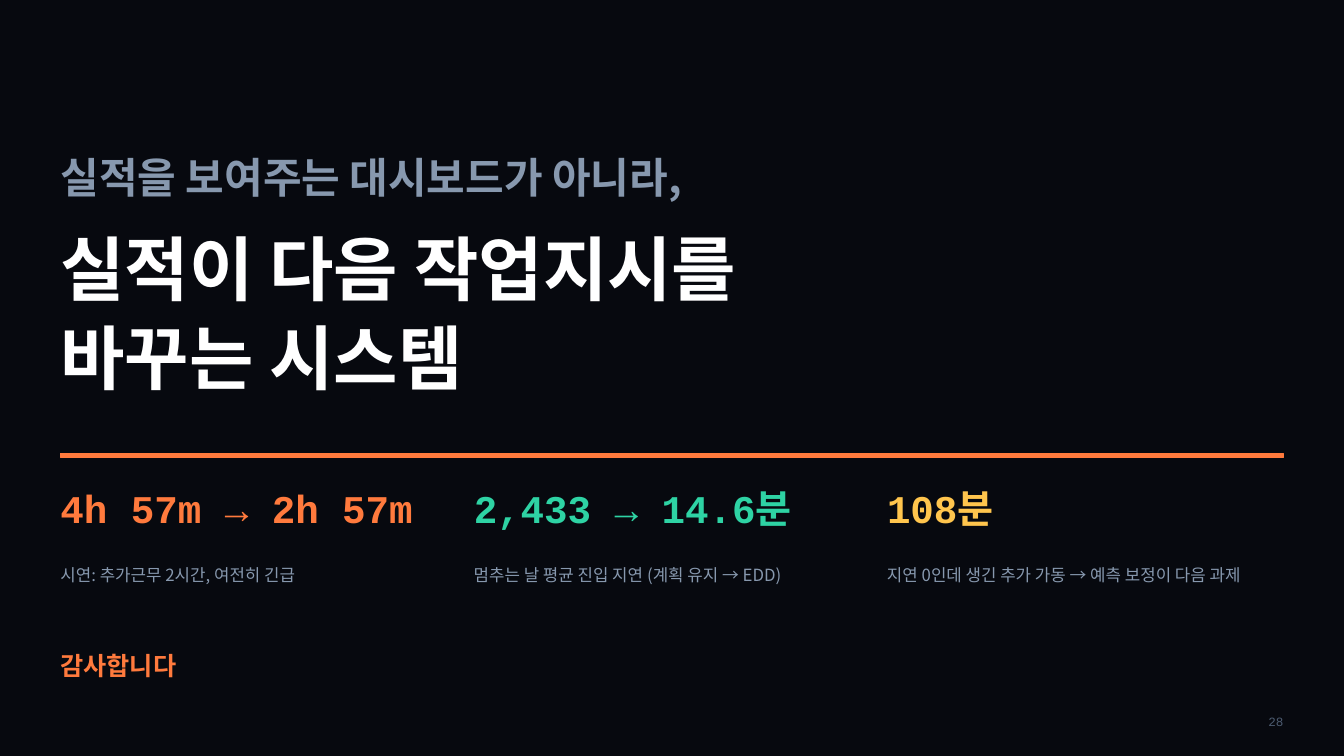
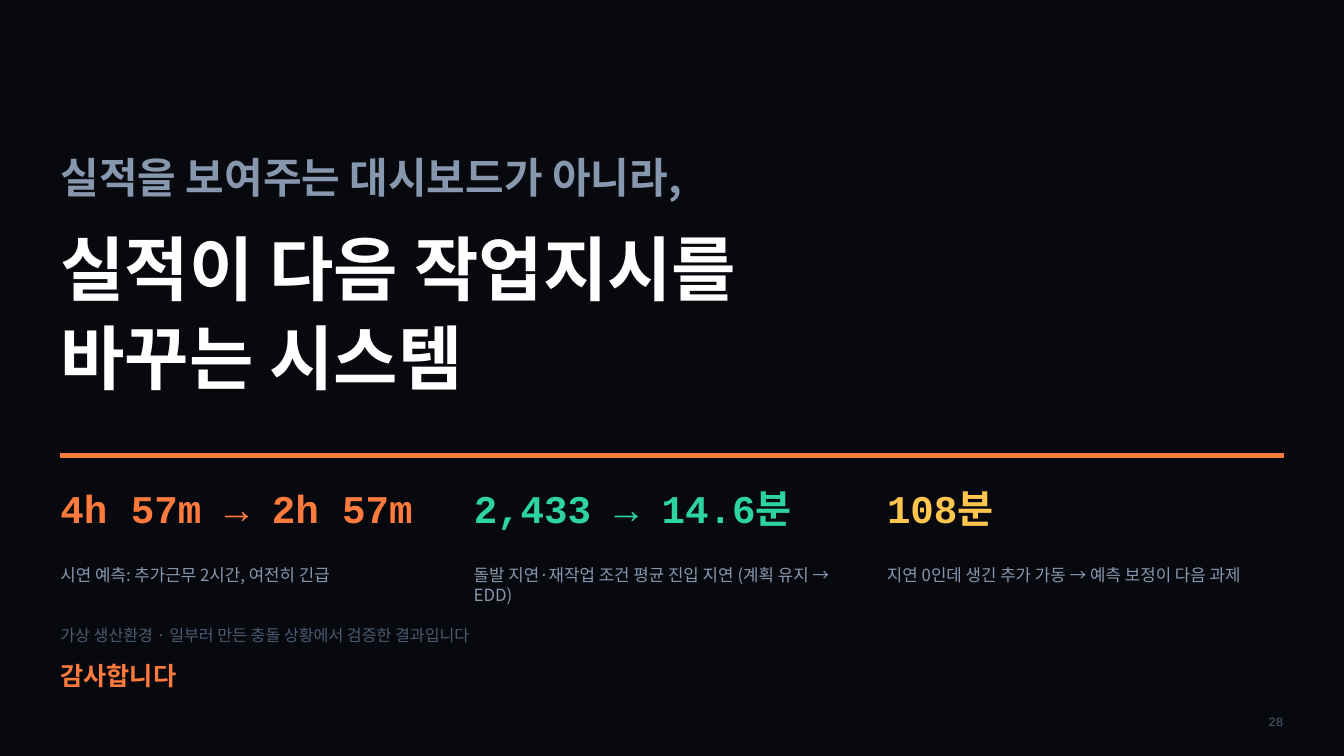
Before and after one commit to ricetablehyun/project4_manufacturing_logic, a slide deck: slide 28 of docs/final/presentation/공프4_기말발표_PPT_백업_점이동없음.pptx. Drawn at 1344x756 pixels with LibreOffice and Linux fonts; fonts in the diff are those of the drawing. Boxes give left, top, right and bottom in pixels: in the first picture for what was removed or moved away, otherwise in the second. Text is boxed around its words. In the diff, an @@ line names an element or a change of style, - is before the commit and + after.

```diff
--- a/docs/final/presentation/공프4_기말발표_PPT_백업_점이동없음.pptx
+++ b/docs/final/presentation/공프4_기말발표_PPT_백업_점이동없음.pptx
@@ text at (60,567,330,584): text changed @@
-시연: 추가근무 2시간, 여전히 긴급
+시연 예측: 추가근무 2시간, 여전히 긴급
@@ text at (474,567,809,604): text changed @@
-멈추는 날 평균 진입 지연 (계획 유지 → EDD)
+돌발 지연·재작업 조건 평균 진입 지연 (계획 유지 → EDD)
@@ text added at (60,628,469,642), 11.5 pt, text #4C5B70 @@
+가상 생산환경 · 일부러 만든 충돌 상황에서 검증한 결과입니다
@@ text "감사합니다": place and size @@
-text "감사합니다" at (60,653,176,678)
+text "감사합니다" at (60,663,176,688)
```
Also in this commit, not shown: 21 other slides changed, 10 other files.
